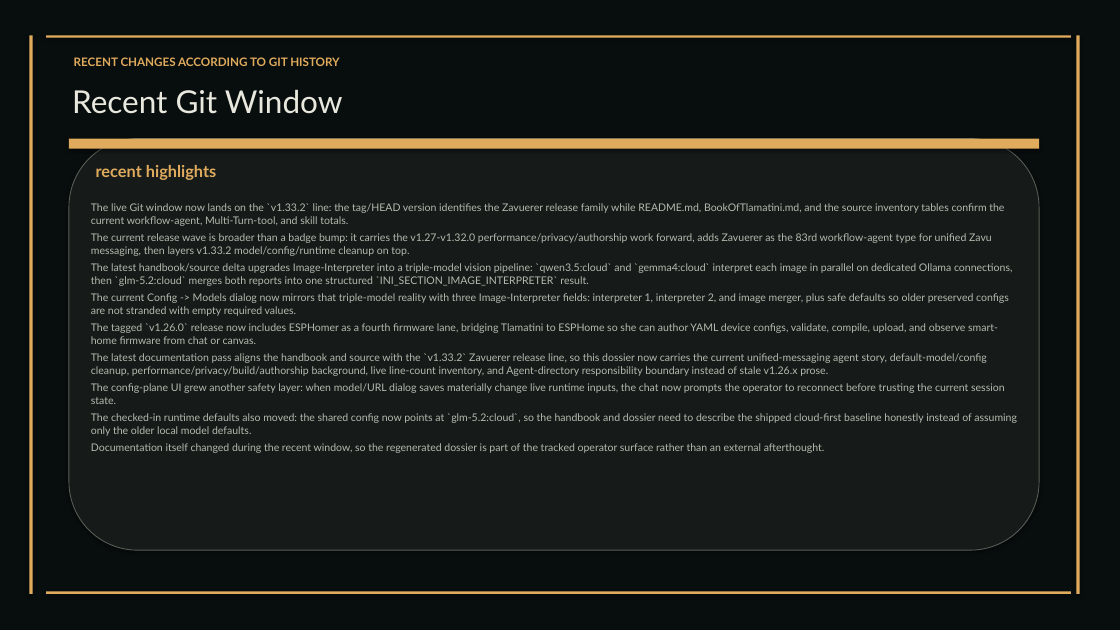
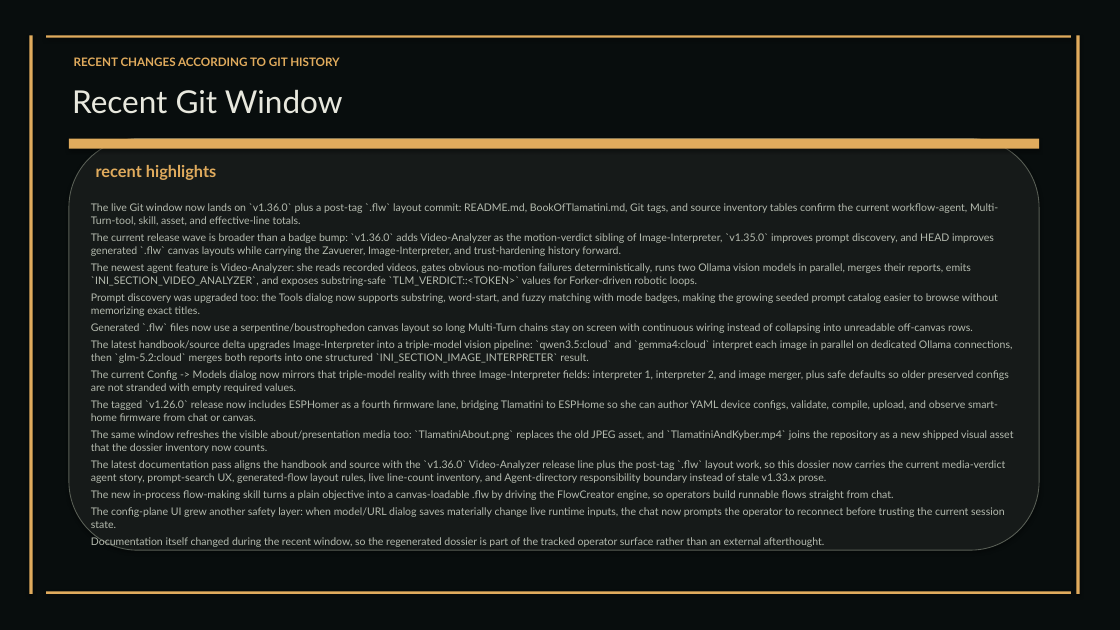
Before and after one commit to XAIHT/Tlamatini, a slide deck: slide 78 of Tlamatini_eXtended_Artificial_Intelligence_Humanly_Tempered.pptx (slide 75 before the commit). Drawn at 1120x630 pixels with LibreOffice and Linux fonts; fonts in the diff are those of the drawing. Boxes give left, top, right and bottom in pixels: in the first picture for what was removed or moved away, otherwise in the second. Text is boxed around its words. In the diff, an @@ line names an element or a change of style, - is before the commit and + after.

Commit message:
Updating visual documentation, by angelahack1

```diff
--- a/Tlamatini_eXtended_Artificial_Intelligence_Humanly_Tempered.pptx
+++ b/Tlamatini_eXtended_Artificial_Intelligence_Humanly_Tempered.pptx
@@ text at [91,203,998,333]: text changed @@
-The live Git window now lands on the `v1.33.2` line: the tag/HEAD version identifies the Zavuerer release family while README.md, BookOfTlamatini.md, and the source inventory tables confirm the current workflow-agent, Multi-Turn-tool, and skill totals.
-The current release wave is broader than a badge bump: it carries the v1.27-v1.32.0 performance/privacy/authorship work forward, adds Zavuerer as the 83rd workflow-agent type for unified Zavu messaging, then layers v1.33.2 model/config/runtime cleanup on top.
+The live Git window now lands on `v1.36.0` plus a post-tag `.flw` layout commit: README.md, BookOfTlamatini.md, Git tags, and source inventory tables confirm the current workflow-agent, Multi-Turn-tool, skill, asset, and effective-line totals.
+The current release wave is broader than a badge bump: `v1.36.0` adds Video-Analyzer as the motion-verdict sibling of Image-Interpreter, `v1.35.0` improves prompt discovery, and HEAD improves generated `.flw` canvas layouts while carrying the Zavuerer, Image-Interpreter, and trust-hardening history forward.
+The newest agent feature is Video-Analyzer: she reads recorded videos, gates obvious no-motion failures deterministically, runs two Ollama vision models in parallel, merges their reports, emits `INI_SECTION_VIDEO_ANALYZER`, and exposes substring-safe `TLM_VERDICT::<TOKEN>` values for Forker-driven robotic loops.
+Prompt discovery was upgraded too: the Tools dialog now supports substring, word-start, and fuzzy matching with mode badges, making the growing seeded prompt catalog easier to browse without memorizing exact titles.
+Generated `.flw` files now use a serpentine/boustrophedon canvas layout so long Multi-Turn chains stay on screen with continuous wiring instead of collapsing into unreadable off-canvas rows.
@@ text at [91,413,1017,436]: paragraph removed @@
-The checked-in runtime defaults also moved: the shared config now points at `glm-5.2:cloud`, so the handbook and dossier need to describe the shipped cloud-first baseline honestly instead of assuming only the older local model defaults.
@@ text at [91,430,1014,500]: text changed @@
-The latest documentation pass aligns the handbook and source with the `v1.33.2` Zavuerer release line, so this dossier now carries the current unified-messaging agent story, default-model/config cleanup, performance/privacy/build/authorship background, live line-count inventory, and Agent-directory responsibility boundary instead of stale v1.26.x prose.
+The same window refreshes the visible about/presentation media too: `TlamatiniAbout.png` replaces the old JPEG asset, and `TlamatiniAndKyber.mp4` joins the repository as a new shipped visual asset that the dossier inventory now counts.
+The latest documentation pass aligns the handbook and source with the `v1.36.0` Video-Analyzer release line plus the post-tag `.flw` layout work, so this dossier now carries the current media-verdict agent story, prompt-search UX, generated-flow layout rules, live line-count inventory, and Agent-directory responsibility boundary instead of stale v1.33.x prose.
+The new in-process flow-making skill turns a plain objective into a canvas-loadable .flw by driving the FlowCreator engine, so operators build runnable flows straight from chat.
```
Also in this commit, not shown: 49 other slides changed, 4 slides added, 2 other files.
